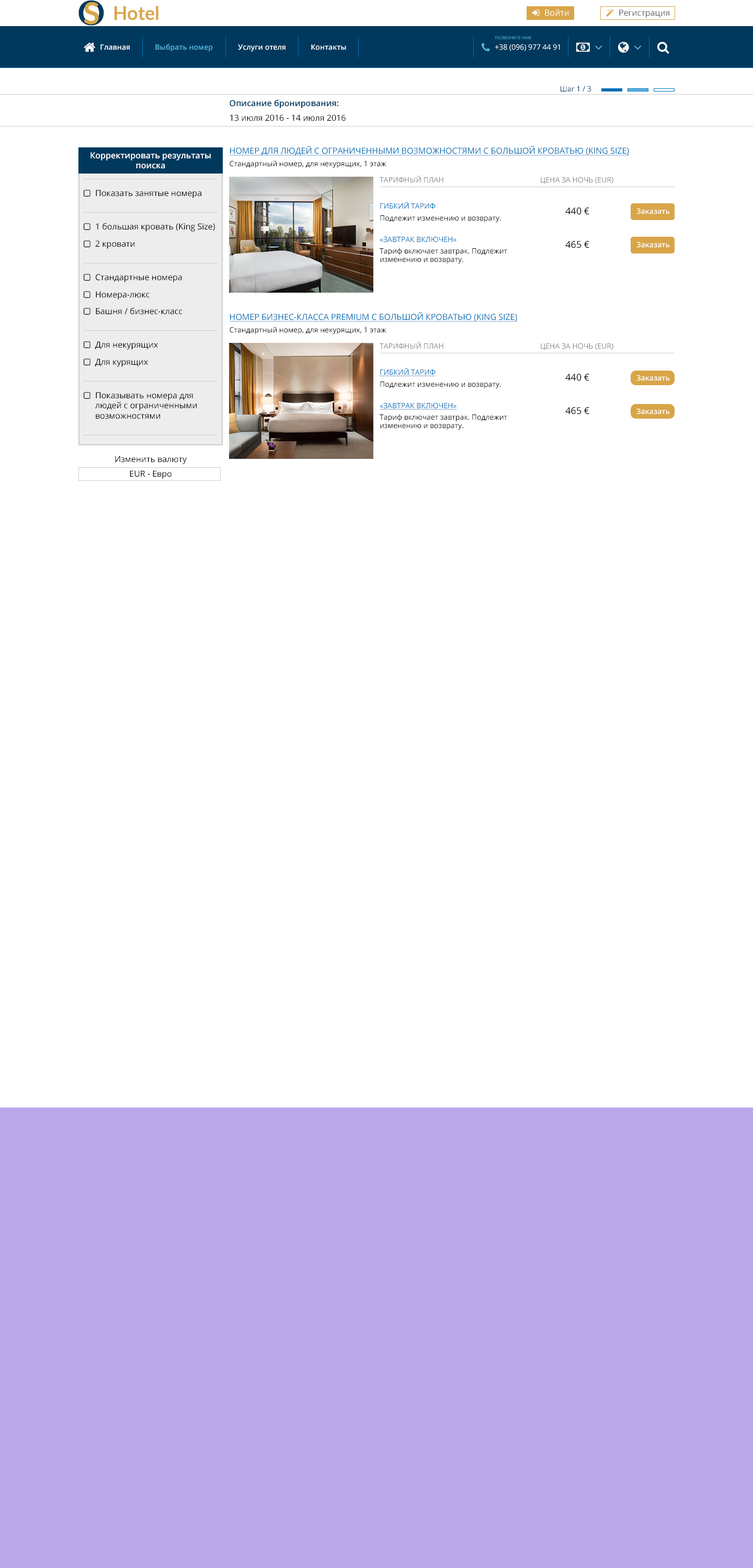
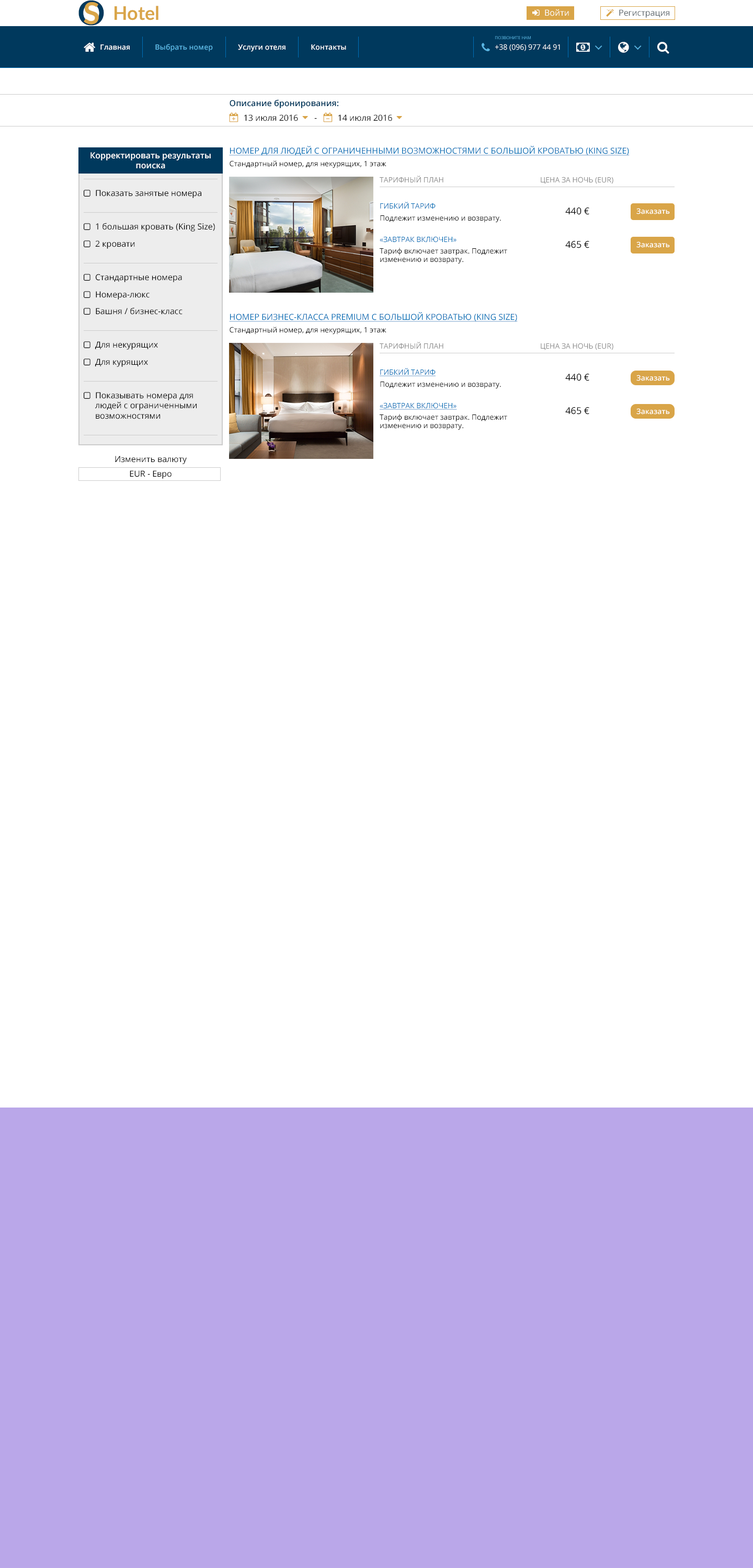
Revision of a layered 753 x 1568 image; what changed, layer by layer:
hid group "steps" (4 layers) over [560, 85, 675, 92]
painted on "Описание бронирования: 13 июля 2016 - 14 июля 2016" over [228, 112, 402, 123]
